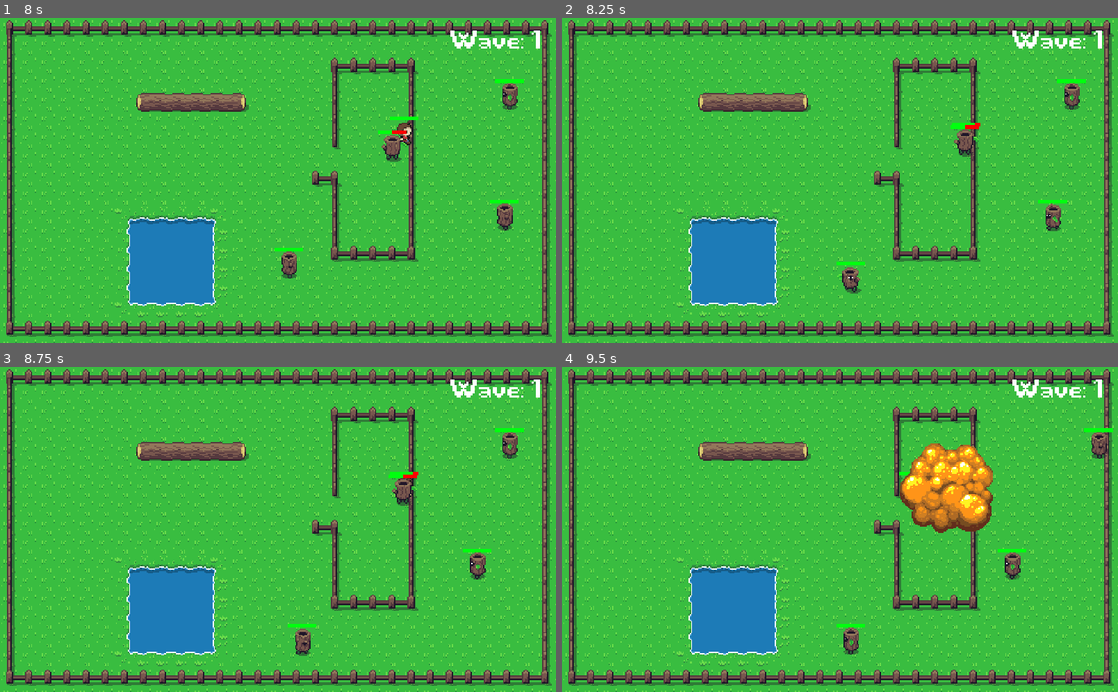
Above: before the commit, frames 1-4 (two rows, left to right).
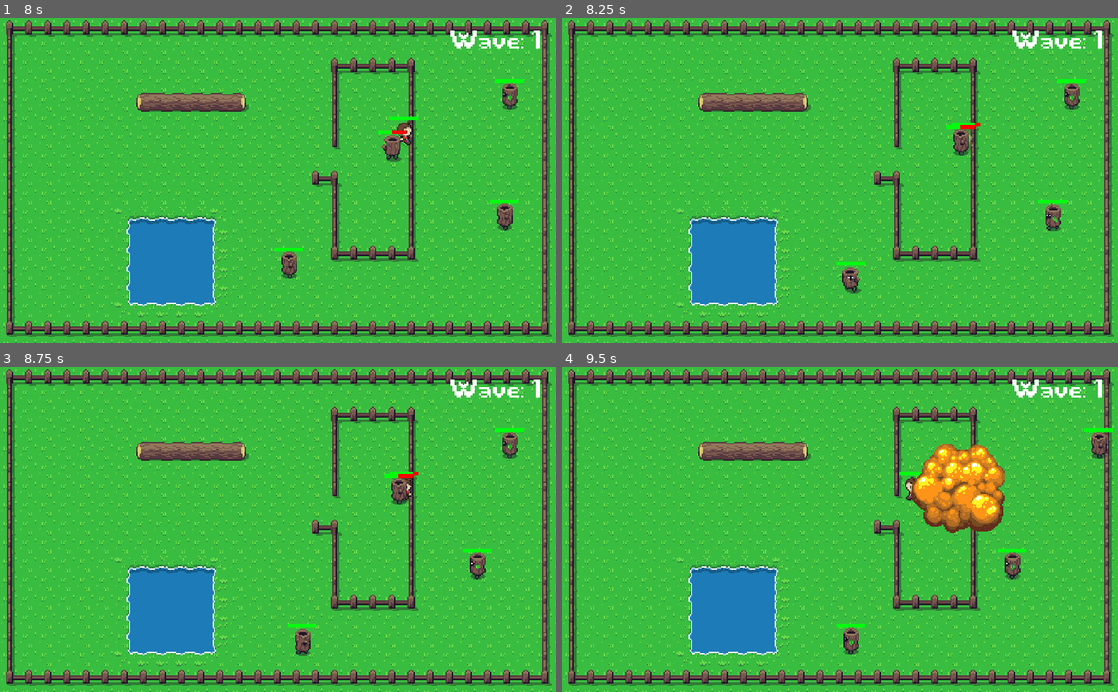
Above: after the commit, the same moments.

Repository: HillRod/TheLegendOfTilin
Game: Godot game, scene res://Nodes/Main.tscn
Same seed, same stepped clock (60 frames per second), same inputs: the game is played once before the commit and once after it.
Inputs:
- Up to frame 1 (8 s): tap Enter (ui_accept) at 0.5, 0.77, 1.52, 3.02, 3.77, 4.52, 6.02, 6.77, 7.52 s; hold Right (ui_right) 0.53-1.28 s; hold Down (ui_down) 1.28-2.03 s; hold Right (ui_right) 2.03-2.78 s; hold Up (ui_up) 2.78-3.53 s; hold Left (ui_left) 3.53-5.03 s; hold Down (ui_down) 5.03-5.78 s; hold Right (ui_right) 5.78-6.53 s; hold Up (ui_up) 6.53-7.28 s; hold Right (ui_right) from 7.28 s (still down)
- Up to frame 2 (8.25 s): release Right (ui_right) at 8.03 s; hold Down (ui_down) from 8.03 s (still down)
- Up to frame 3 (8.75 s): keep holding Down (ui_down)
- Up to frame 4 (9.5 s): release Down (ui_down) at 8.78 s; hold Left (ui_left) from 8.78 s (still down); tap Enter (ui_accept) at 9.02 s

Frame 1 is identical in both runs. In frame 2, 0.2% of the frame differs, in the area x 69-75%, y 32-43%; in frame 3, 0.2%; in frame 4, 3.4%, in the area x 60-80%, y 23-52%.

Commit message:
El tronquito deja de seguir momentaneamente al jugador luego de golpearlo. Se agregó un nuevo corazón a petición del Onder unu

Diff:
--- a/Nodes/Items/LifeUp.tscn
+++ b/Nodes/Items/LifeUp.tscn
@@ -1,13 +1,27 @@
-[gd_scene load_steps=5 format=2]
+[gd_scene load_steps=13 format=2]
 
-[ext_resource path="res://Assets/heart.png" type="Texture" id=1]
+[ext_resource path="res://Assets/heart/2.png" type="Texture" id=1]
 [ext_resource path="res://Nodes/Items/LifeUp.gd" type="Script" id=2]
+[ext_resource path="res://Assets/heart/1.png" type="Texture" id=3]
+[ext_resource path="res://Assets/heart/6.png" type="Texture" id=4]
+[ext_resource path="res://Assets/heart/0.png" type="Texture" id=5]
+[ext_resource path="res://Assets/heart/4.png" type="Texture" id=6]
+[ext_resource path="res://Assets/heart/5.png" type="Texture" id=7]
+[ext_resource path="res://Assets/heart/7.png" type="Texture" id=8]
+[ext_resource path="res://Assets/heart/3.png" type="Texture" id=9]
 
-[sub_resource type="CircleShape2D" id=1]
-radius = 10.8511
+[sub_resource type="SpriteFrames" id=1]
+animations = [ {
+"frames": [ ExtResource( 5 ), ExtResource( 3 ), ExtResource( 1 ), ExtResource( 9 ), ExtResource( 6 ), ExtResource( 7 ), ExtResource( 4 ), ExtResource( 8 ) ],
+"loop": true,
+"name": "Idle",
+"speed": 8.0
+} ]
 
-[sub_resource type="Animation" id=2]
-resource_name = "default"
+[sub_resource type="CircleShape2D" id=2]
+radius = 8.72377
+
+[sub_resource type="Animation" id=3]
 length = 3.0
 tracks/0/type = "value"
 tracks/0/path = NodePath(".:modulate")
@@ -25,19 +39,23 @@
 [node name="LifeUp" type="Area2D"]
 script = ExtResource( 2 )
 
-[node name="Sprite" type="Sprite" parent="."]
-texture = ExtResource( 1 )
+[node name="AnimatedSprite" type="AnimatedSprite" parent="."]
+scale = Vector2( 0.4, 0.4 )
+frames = SubResource( 1 )
+animation = "Idle"
+frame = 6
+playing = true
 
 [node name="CollisionShape2D" type="CollisionShape2D" parent="."]
-position = Vector2( 0.94494, -4.25223 )
-shape = SubResource( 1 )
+position = Vector2( -0.180472, 0.368116 )
+shape = SubResource( 2 )
 
 [node name="Timer" type="Timer" parent="."]
 wait_time = 3.0
 autostart = true
 
 [node name="AnimationPlayer" type="AnimationPlayer" parent="."]
-anims/default = SubResource( 2 )
+anims/default = SubResource( 3 )
 
 [connection signal="body_entered" from="." to="." method="_on_LifeUp_body_entered"]
 [connection signal="timeout" from="Timer" to="." method="_on_Timer_timeout"]
--- a/Nodes/Player.gd
+++ b/Nodes/Player.gd
@@ -72,6 +72,7 @@
 func _on_Area2D_body_entered(body):
 	if body.is_in_group("enemy"):
 		damage(body)
+		body.stunActiveIA()
 
 func damage(body):
 	vida-=body.DAMAGE
--- a/Nodes/Tronquito.gd
+++ b/Nodes/Tronquito.gd
@@ -14,6 +14,7 @@
 var cooldown = true
 var verguiado = false
 var target_player: bool = false
+var isHitting: bool = false
 var target_pos: Vector2 = Vector2.ZERO
 var angle
 var dirs = [Vector2(1,0), Vector2(0,1), Vector2(-1,0), Vector2(0,-1)]#l, u, r, d
@@ -21,12 +22,9 @@
 
 
 func _ready():
-	#random = randi()%20
 	life = _life
 
 func _physics_process(delta):
-	#random = randi()%20
-
 	if !verguiado:
 		if !target_player:
 			passiveIA()
@@ -60,7 +58,6 @@
 				dir = Vector2.ZERO
 
 func activeIA(playerPos):
-
 	var movement = position.direction_to(playerPos) * velocity * 1.3
 	angle = rad2deg(movement.angle())
 	if angle<0: angle+=360
@@ -71,9 +68,10 @@
 			break
 		i+=1
 	dir = dirs[i]
-	var _move = move_and_slide(movement)
-	var slide_count = get_slide_count()
-	movement = _move
+	if !isHitting:
+		var _move = move_and_slide(movement)
+		var slide_count = get_slide_count()
+		movement = _move
 
 func shoot(vector):
 	if cooldown:
@@ -137,8 +135,6 @@
 			$Sprite.modulate = Color(1,1,1,1)
 			verguiado = false
 		else:
-
-			#set_physics_process(false)
 			$ColorRect.visible = false
 			$ColorRect2.visible = false
 			var explosion = esplosion.instance()
@@ -148,11 +144,14 @@
 			emit_signal("gameovercito")
 
 func refresPlayerTarget():
-	target_pos = get_tree().get_nodes_in_group("player")[0].position
+	if !isHitting:
+	 target_pos = get_tree().get_nodes_in_group("player")[0].position
+func stunActiveIA():
+	isHitting = true
+	$DetectZone/DetectStunTImer.start()
 
 func _on_cooldown_timeout():
 	cooldown = false
-
 
 func _on_DetectZone_body_entered(body):
 	if body.is_in_group("player"):
@@ -162,3 +161,7 @@
 func _on_DetectZone_body_exited(body):
 	if body.is_in_group("player"):
 		target_player = false
+
+
+func _on_DetectStunTImer_timeout():
+	isHitting = false
--- a/Nodes/Tronquito.tscn
+++ b/Nodes/Tronquito.tscn
@@ -280,6 +280,8 @@
 position = Vector2( 0.109692, 11.3343 )
 shape = SubResource( 16 )
 
+[node name="DetectStunTImer" type="Timer" parent="DetectZone"]
+
 [node name="ColorRect2" type="ColorRect" parent="."]
 margin_left = -11.8259
 margin_top = -13.118
@@ -309,4 +311,5 @@
 [connection signal="body_entered" from="Area2D" to="." method="_on_Area2D_body_entered"]
 [connection signal="body_entered" from="DetectZone" to="." method="_on_DetectZone_body_entered"]
 [connection signal="body_exited" from="DetectZone" to="." method="_on_DetectZone_body_exited"]
+[connection signal="timeout" from="DetectZone/DetectStunTImer" to="." method="_on_DetectStunTImer_timeout"]
 [connection signal="timeout" from="cooldown" to="." method="_on_cooldown_timeout"]
Binary file removed: Assets/heart.png
Binary file added: Assets/heart/0.png
Not shown, added: Assets/heart/0.png.import
Binary file added: Assets/heart/1.png
Not shown, added: Assets/heart/1.png.import
Binary file added: Assets/heart/2.png
Not shown, added: Assets/heart/2.png.import
Binary file added: Assets/heart/3.png
Not shown, added: Assets/heart/3.png.import
Binary file added: Assets/heart/4.png
Not shown, added: Assets/heart/4.png.import
Binary file added: Assets/heart/5.png
(and 5 more such lines)
